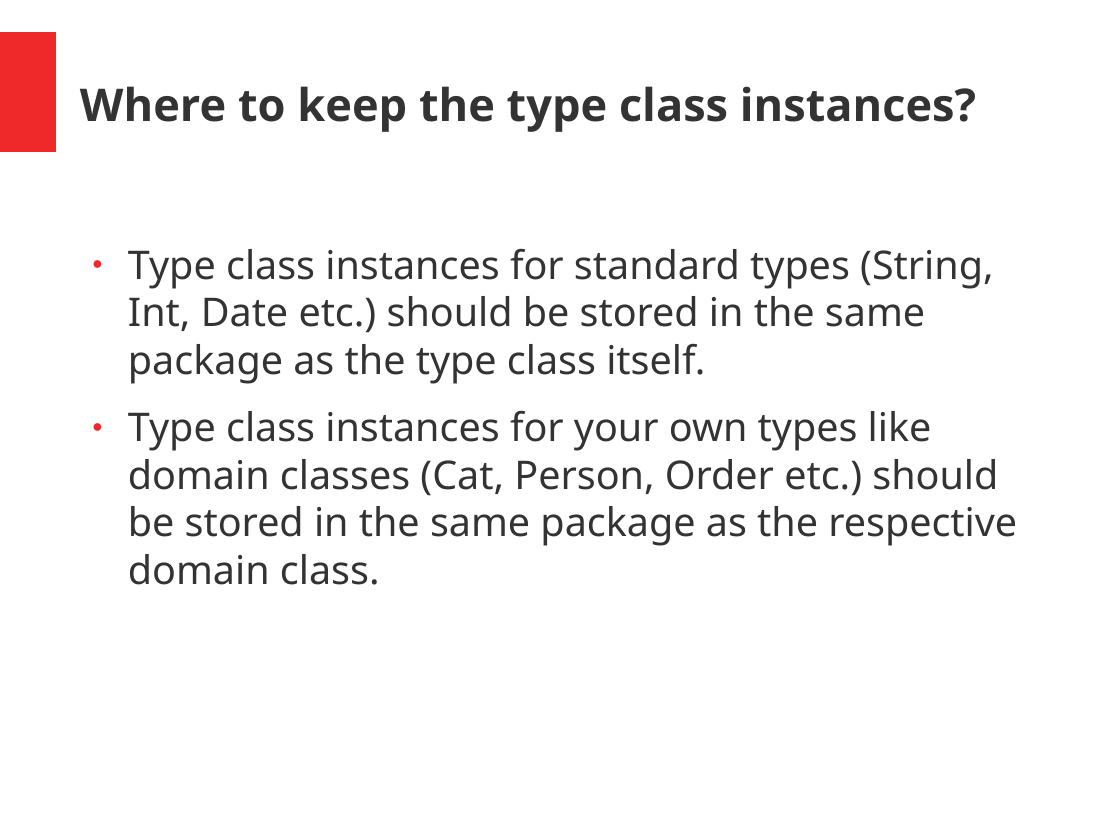
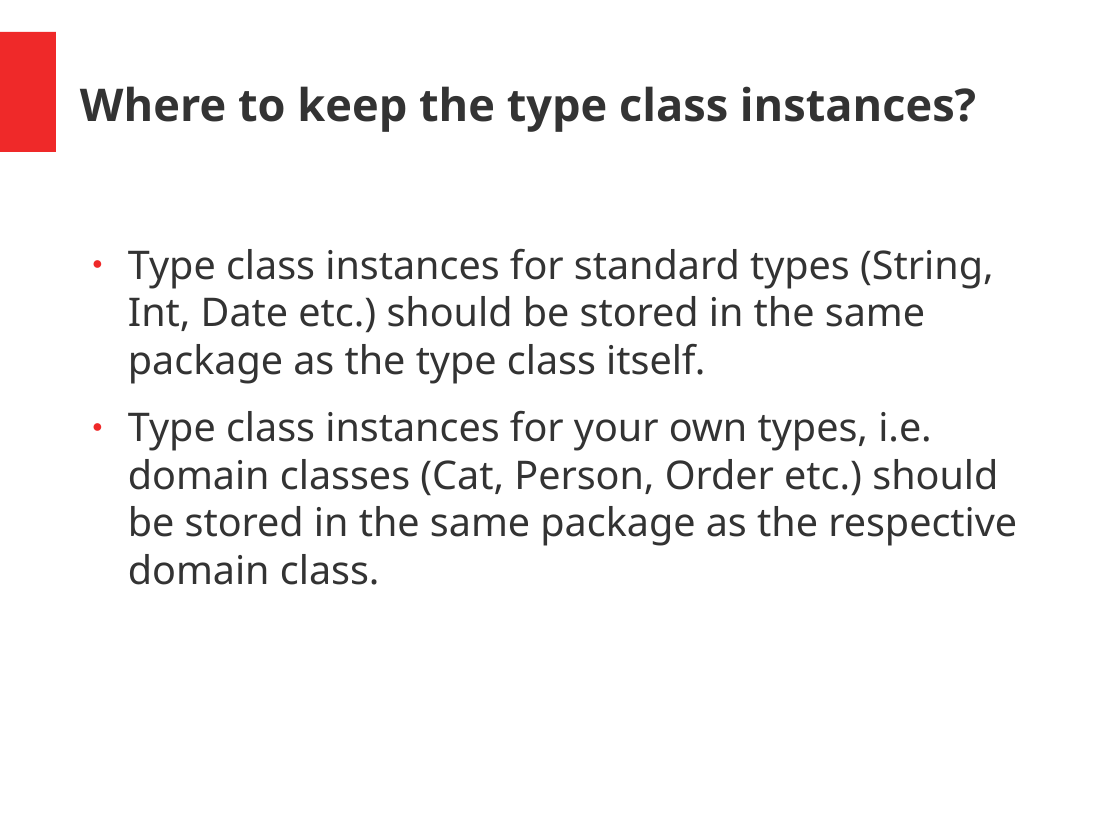
Before and after one commit to hermannhueck/typeclasses, a slide deck: slide 14 of Slides/TypeClasses.pptx. Drawn at 1120x840 pixels with LibreOffice and Linux fonts; fonts in the diff are those of the drawing. Boxes give left, top, right and bottom in pixels: in the first picture for what was removed or moved away, otherwise in the second. Text is boxed around its words. In the diff, an @@ line names an element or a change of style, - is before the commit and + after.

```diff
--- a/Slides/TypeClasses.pptx
+++ b/Slides/TypeClasses.pptx
@@ text at [128, 410, 1017, 585]: text changed @@
-● Type class instances for your own types like domain classes (Cat, Person, Order etc.) should be stored in the same package as the respective domain class.
+● Type class instances for your own types, i.e. domain classes (Cat, Person, Order etc.) should be stored in the same package as the respective domain class.
```
Also in this commit, not shown: 18 other slides changed, 1 other file.
